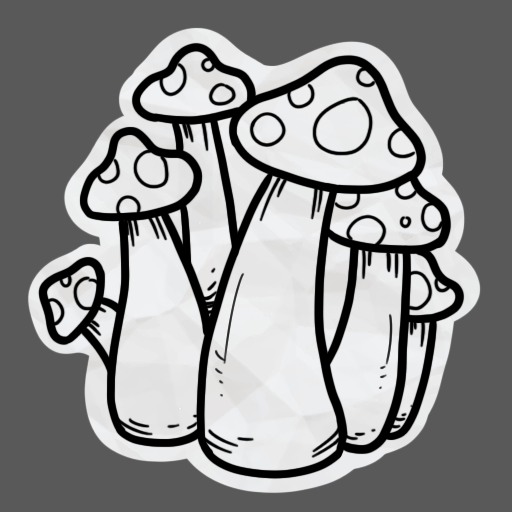
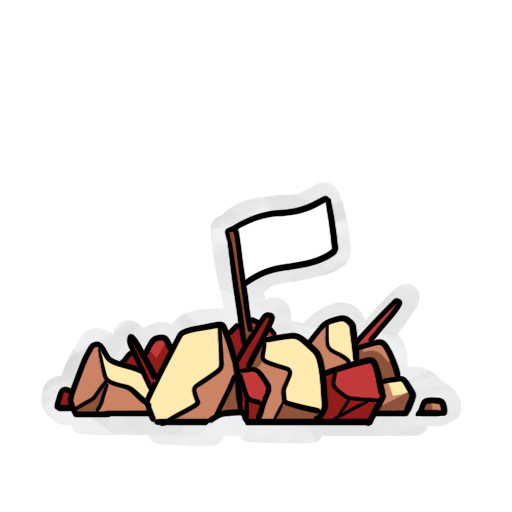
Layers edited between the first and the second 512px x 512px image:
moved "Calque 9" into group "ChampsChampis" over (x1=37, y1=42, x2=465, y2=480)
moved "2259 copie 2" into group "ChampsChampis" over (x1=27, y1=27, x2=482, y2=494)
added group "Ruines Champis" with 3 layers above "Ruines" over (x1=40, y1=181, x2=463, y2=447)
added layer "Calque 15" (1st of 2, in "Ruines Champis") in group "Ruines Champis" over (x1=53, y1=195, x2=449, y2=427)
added layer "Calque 16" (1st of 2, in "Ruines Champis") in group "Ruines Champis" over (x1=55, y1=197, x2=447, y2=425)
added layer "2259 copie 3" (1st of 2, in "Ruines Champis") in group "Ruines Champis" over (x1=40, y1=181, x2=463, y2=447)
hid "Calque 8", opacity 65% → 100% over (x1=0, y1=0, x2=512, y2=512)
